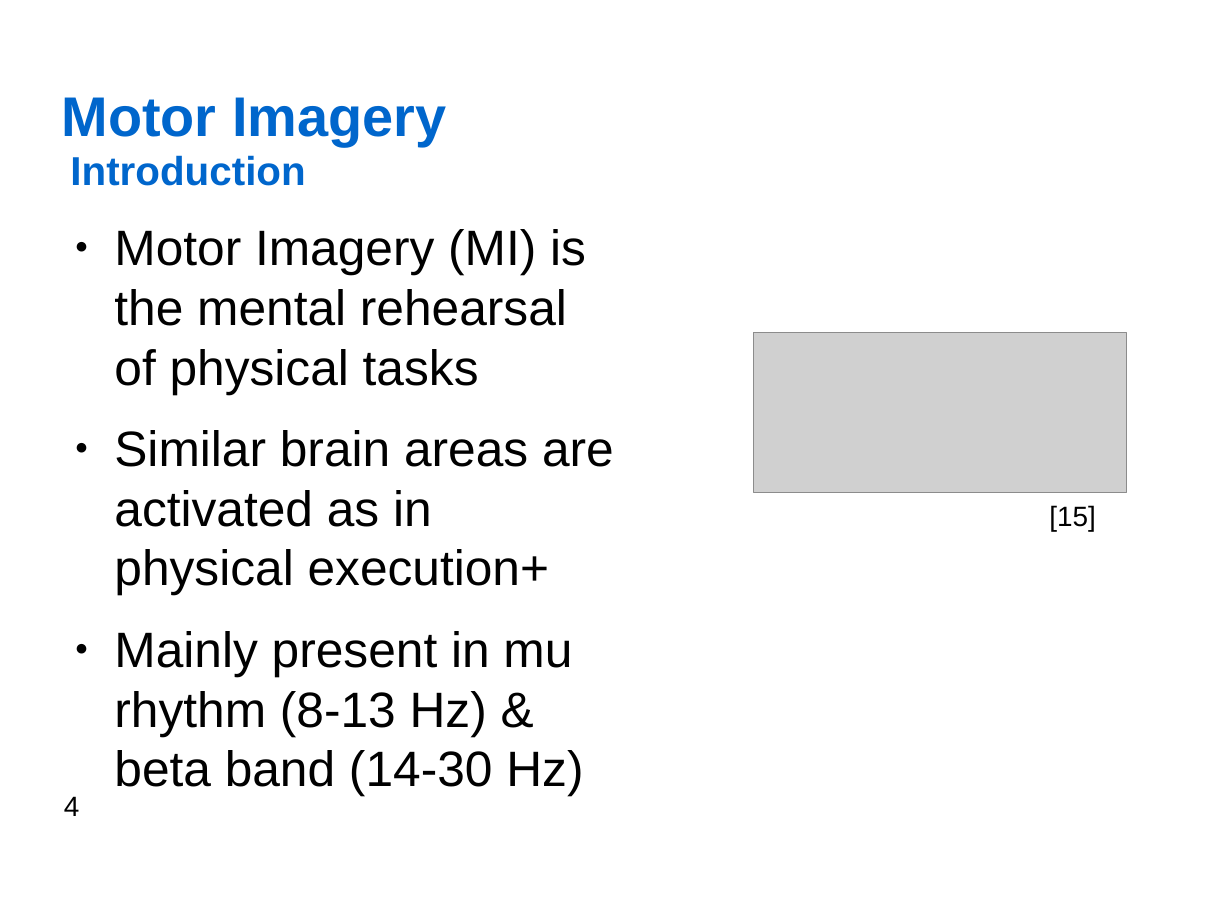
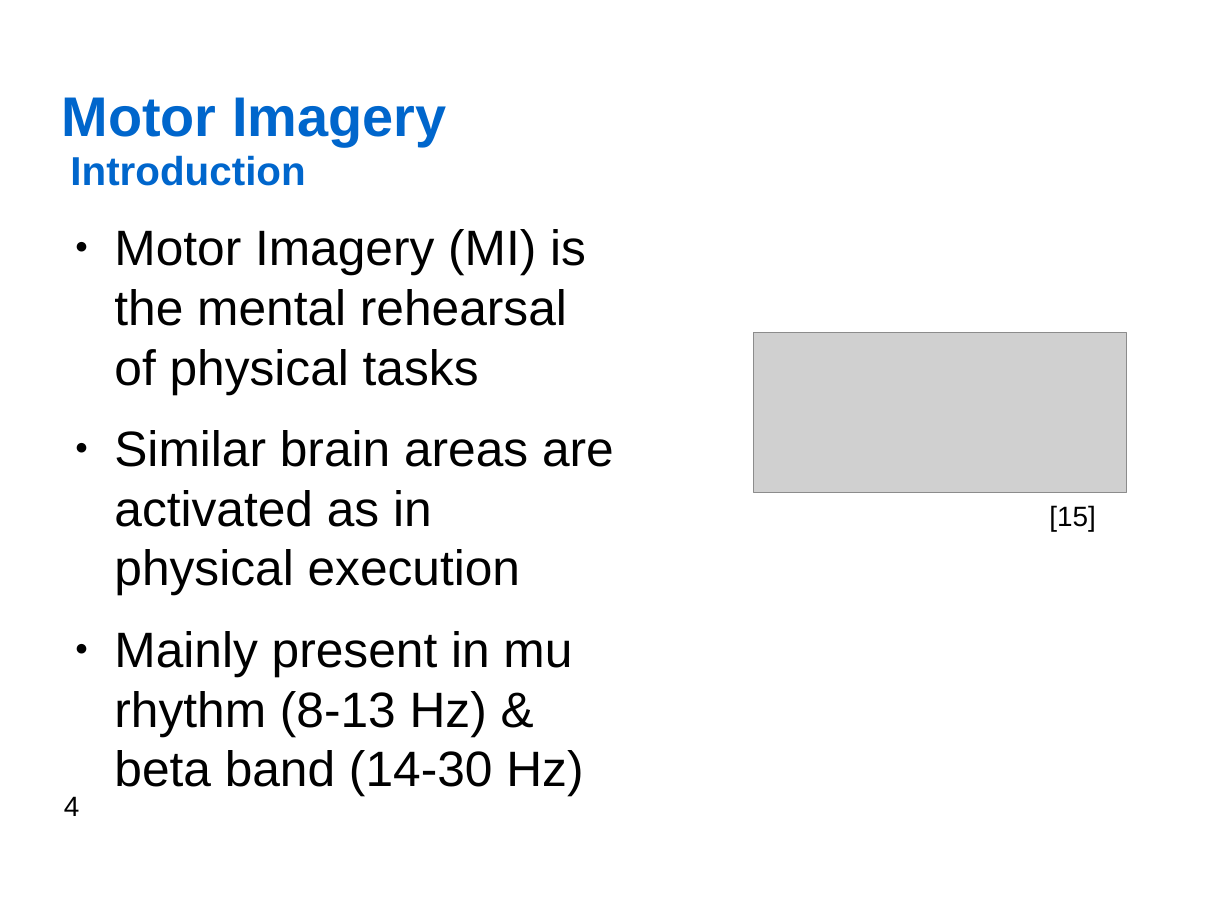
Before and after one commit to jfedjaev/NSTresearchPractice, a slide deck: slide 4 of Report/Presentation/Fedjaev_ResearchPractice.odp. Drawn at 1232x924 pixels with LibreOffice and Linux fonts; fonts in the diff are those of the drawing; grey boxes stand for pictures; background and template pictures are left out. Boxes give left, top, right and bottom in pixels: in the first picture for what was removed or moved away, otherwise in the second. Text is boxed around its words. In the diff, an @@ line names an element or a change of style, - is before the commit and + after.

```diff
--- a/Report/Presentation/Fedjaev_ResearchPractice.odp
+++ b/Report/Presentation/Fedjaev_ResearchPractice.odp
@@ text at [114, 430, 614, 595]: text changed @@
-● Similar brain areas are activated as in physical execution+
+● Similar brain areas are activated as in physical execution
```
Also in this commit, not shown: 2 other slides changed, 2 other files.
